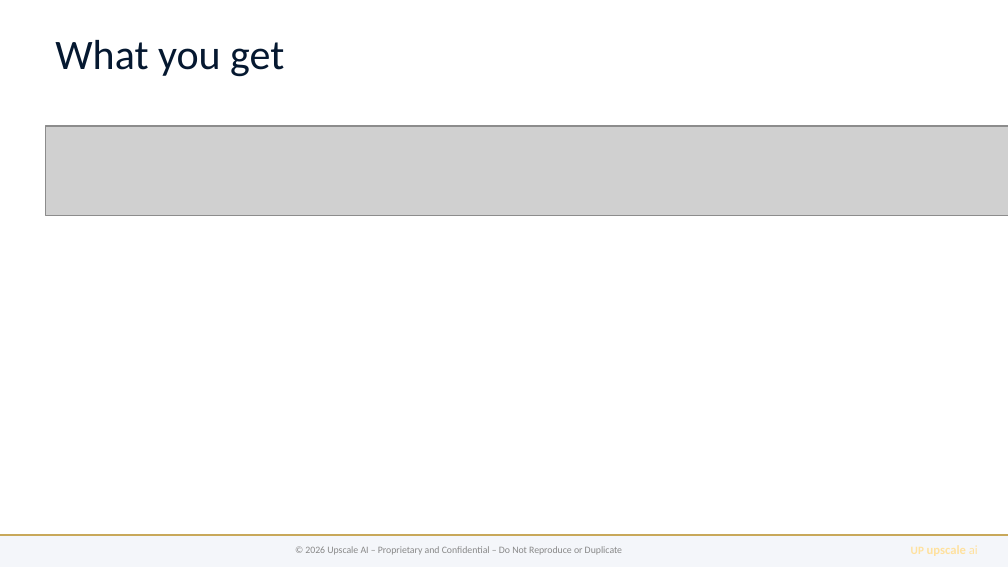
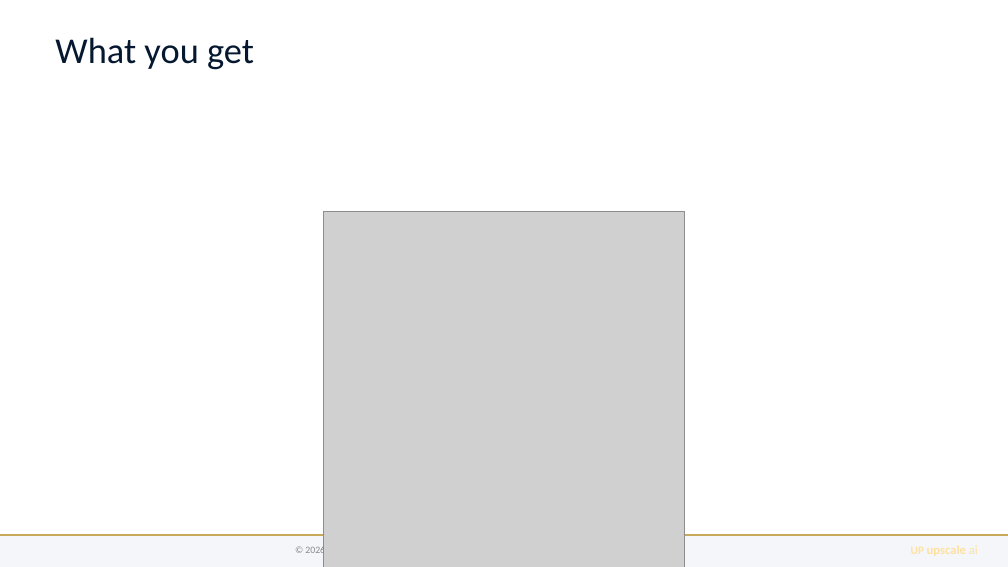
Before and after one commit to upscale-ai-network/agent-template, a slide deck: slide 4 of dt100/manager-arch-vision-a3.pptx. Drawn at 1008x567 pixels with LibreOffice and Linux fonts; fonts in the diff are those of the drawing; grey boxes stand for pictures. Boxes give left, top, right and bottom in pixels: in the first picture for what was removed or moved away, otherwise in the second. Text is boxed around its words. In the diff, an @@ line names an element or a change of style, - is before the commit and + after.

```diff
--- a/dt100/manager-arch-vision-a3.pptx
+++ b/dt100/manager-arch-vision-a3.pptx
@@ text "What you get" at (x1=55, y1=37, x2=254, y2=70): size 30 to 26 pt; more space between paragraphs @@
@@ picture removed at (x1=45, y1=126, x2=1008, y2=216) @@
@@ picture added at (x1=324, y1=212, x2=685, y2=567) @@
```
Also in this commit, not shown: 4 other slides changed, 25 other files.
